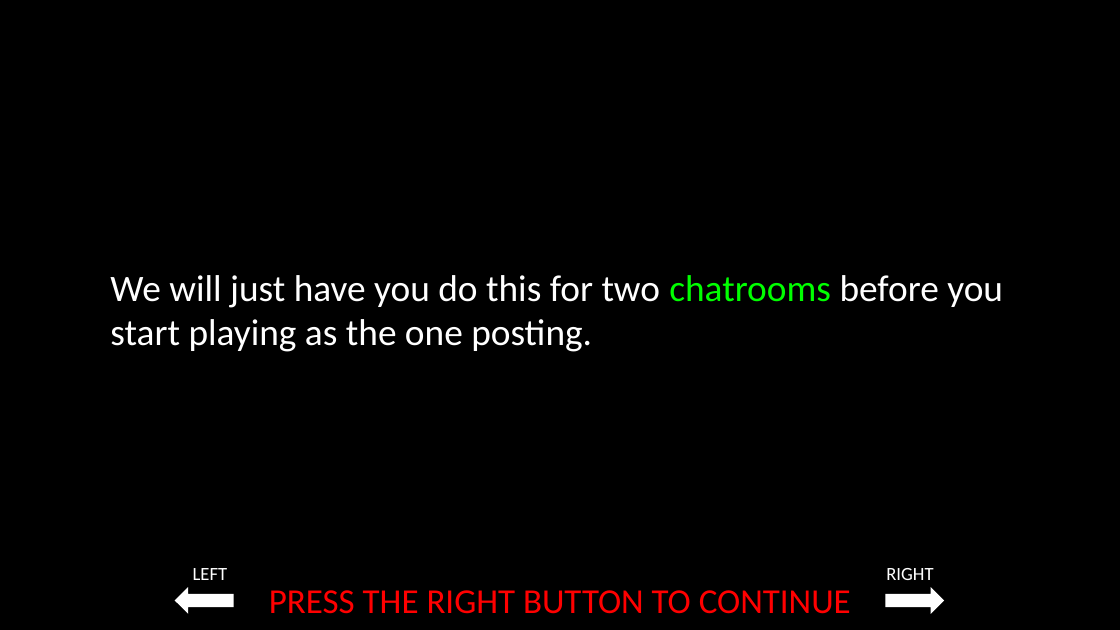
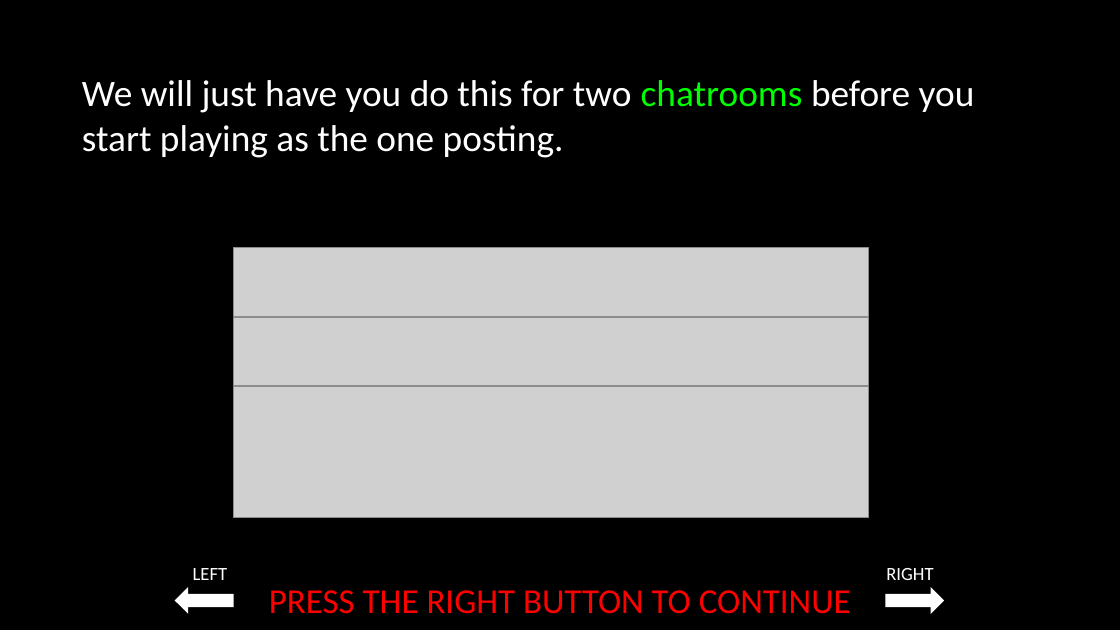
Before and after one commit to laureate-institute-for-brain-research/StimToolOnline, a slide deck: slide 30 of public/js/tasks/social_media/media/Social_media_task_instructions_06_29_2022.pptx (slide 31 before the commit). Drawn at 1120x630 pixels with LibreOffice and Linux fonts; fonts in the diff are those of the drawing; grey boxes stand for pictures. Boxes give left, top, right and bottom in pixels: in the first picture for what was removed or moved away, otherwise in the second. Text is boxed around its words. In the diff, an @@ line names an element or a change of style, - is before the commit and + after.

```diff
--- a/public/js/tasks/social_media/media/Social_media_task_instructions_06_29_2022.pptx
+++ b/public/js/tasks/social_media/media/Social_media_task_instructions_06_29_2022.pptx
@@ text "We will just have you ...": place and size @@
-text "We will just have you ..." at box(110, 275, 1003, 352)
+text "We will just have you ..." at box(82, 80, 975, 158)
@@ picture added at box(234, 247, 869, 316) @@
@@ picture added at box(234, 318, 869, 386) @@
@@ picture added at box(234, 386, 869, 518) @@
```
Also in this commit, not shown: 2 other slides changed, 1 slide added, 1 slide removed, 32 other files.
